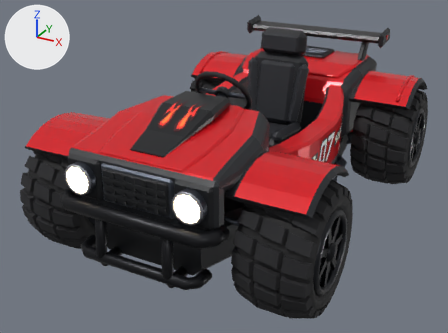
Renders of the glTF model offroad-kart/connected-kart/OffroadKart_Connected.glb from each side of a commit.
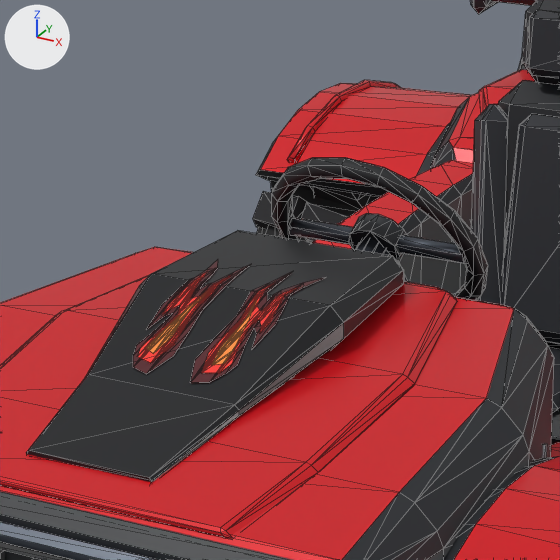
Each version appears first whole from a 50 mm lens placed at (7.31, -15.0, 8.6), pointed at (-0.52, -0.77, 1.48), and next in a close-up on the part from 27% to 61% of the width and 9% to 54% of the height. The lights are fixed; the arrows at upper left show +X, +Y and +Z. The first two pictures are the older version. The close-ups show mesh edges as thin lines. Where no turn or scale is listed for an object, it has been applied to the vertices. Vertices at exactly the same position are counted once.

The first close-up shows 'Bucket_Back_Pad', 'Bucket_Right_Back_Bolster', 'Charcoal_Center_Cowl', 'Front_CharcoalFascia', 'Front_Hood', 'Left_Front_Fender', 'RaceLivery_Hood', 'Racing_Red_Hood_Stripe', 'Right_Integrated_Sidepod', 'Right_Rear_Fender', 'Steering_Grip', 'Wheel_RR' and 20 more.
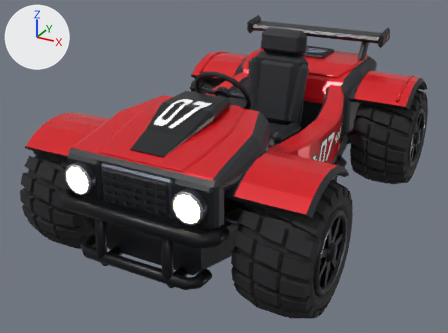
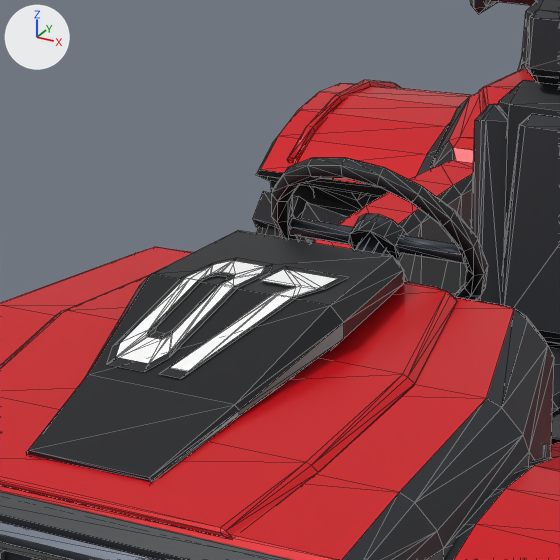
Commit message: Replace hood flames with the 07 race number

The change, as a diff of the scene's bpy script:
```diff
--- a/offroad-kart/connected-kart/OffroadKart_Connected.glb.py
+++ b/offroad-kart/connected-kart/OffroadKart_Connected.glb.py
@@ me_racelivery_hood @@
 # used by ob_racelivery_hood; location = (-0.003, -3.665, 4.08)
-me_racelivery_hood.from_pydata(...)  # 168 vertices, 192 faces; spans x -0.396..0.402, y -0.64..0.55, z -0.255..0.093
+me_racelivery_hood.from_pydata(...)  # 64 vertices, 66 faces; spans x -0.412..0.601, y -0.691..0.53, z -0.249..0.096
+# me_racelivery_hood part 1: the loose piece of 40 vertices spanning x -0.396..-0.072, y -0.64..0.55, z -0.255..0.093 is rebuilt with 22 vertices and now spans x -0.412..0.115, y -0.691..0.53, z -0.249..0.095
+# me_racelivery_hood part 2: the loose piece of 38 vertices spanning x 0.078..0.402, y -0.64..0.55, z -0.255..0.093 is rebuilt with 10 vertices and now spans x 0.048..0.557, y -0.63..0.469, z -0.22..0.096
+# me_racelivery_hood part 3: the loose piece of 34 vertices spanning x -0.356..-0.122, y -0.555..0.336, z -0.217..0.084 is rebuilt with 22 vertices and now spans x -0.379..0.082, y -0.63..0.469, z -0.22..0.096
+# me_racelivery_hood part 4: the loose piece of 34 vertices spanning x 0.128..0.363, y -0.555..0.336, z -0.217..0.084 is rebuilt with 10 vertices and now spans x 0.009..0.601, y -0.69..0.53, z -0.249..0.095
+# me_racelivery_hood part 5: the loose piece of 11 vertices spanning x -0.276..-0.168, y -0.485..0.096, z -0.185..0.052 is deleted
+# me_racelivery_hood part 6: the loose piece of 11 vertices spanning x 0.175..0.282, y -0.485..0.096, z -0.185..0.052 is deleted
 me_racelivery_hood.materials.append(mat_racelivery_ink)
@@ ob_racelivery_hood @@
 ob_racelivery_hood = bpy.data.objects.new('RaceLivery_Hood', me_racelivery_hood)
-ob_racelivery_hood.location = (-0.003, -3.665, 4.08)
+ob_racelivery_hood.location = (-0.085, -3.6, 4.082)
```

Changed parts and their boxes (x1, y1, x2, y2) in the close-ups (560 x 560 px):
'RaceLivery_Hood', reshaped, moved (25% wider): before (133, 260, 326, 383); after (107, 258, 348, 379)
part 1 of me_racelivery_hood, rebuilt (40% wider): before (133, 260, 251, 374); after (107, 258, 273, 371)
part 2 of me_racelivery_hood, rebuilt (23% wider, 9% shorter): before (190, 272, 326, 383); after (170, 270, 337, 371)
part 3 of me_racelivery_hood, rebuilt (56% wider, 13% taller): before (138, 272, 233, 363); after (116, 261, 265, 364)
part 4 of me_racelivery_hood, rebuilt (94% wider, 25% taller): before (202, 283, 299, 373); after (159, 266, 348, 379)
part 5 of me_racelivery_hood, deleted: before (146, 290, 209, 354)
part 6 of me_racelivery_hood, deleted (orange): before (212, 299, 258, 365)
